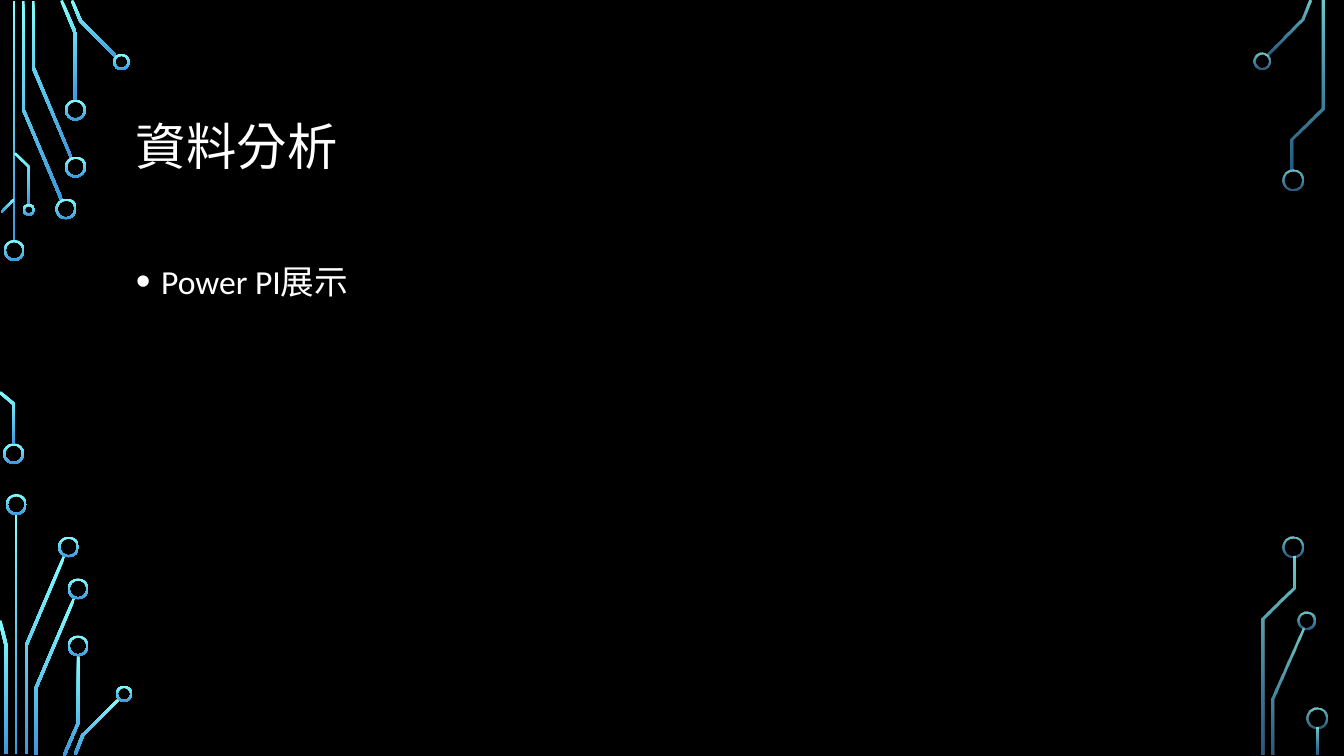
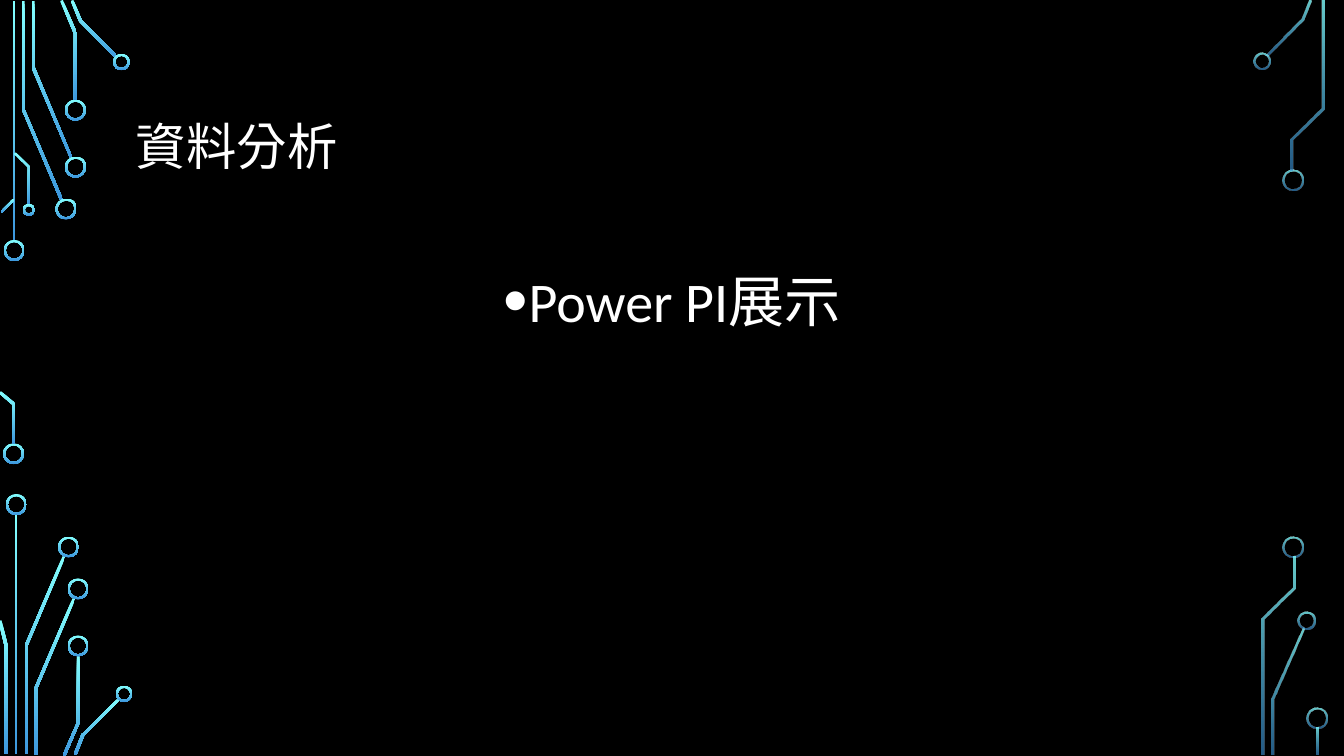
Before and after one commit to HSMonsterKing/Marriage-Analysis, a slide deck: slide 6 of 那些人較易結婚或離婚.pptx. Drawn at 1344x756 pixels with LibreOffice and Linux fonts; fonts in the diff are those of the drawing; background and template pictures are left out. Boxes give left, top, right and bottom in pixels: in the first picture for what was removed or moved away, otherwise in the second. Text is boxed around its words. In the diff, an @@ line names an element or a change of style, - is before the commit and + after.

```diff
--- a/那些人較易結婚或離婚.pptx
+++ b/那些人較易結婚或離婚.pptx
@@ text "Power PI展示" at [529,277,840,327]: size 24 to 40 pt; alignment left to centre @@
```
Also in this commit, not shown: 5 other slides changed, 1 slide added, 1 slide removed, 22 other files.
